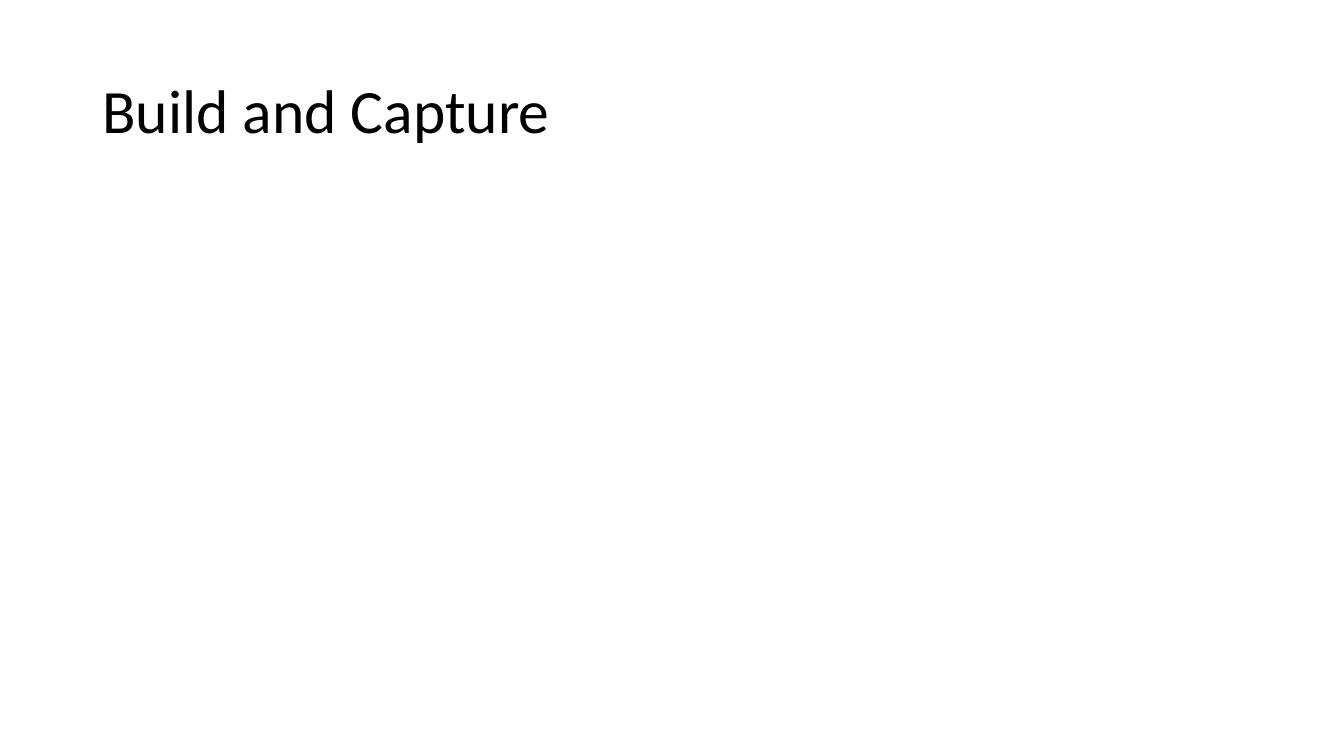
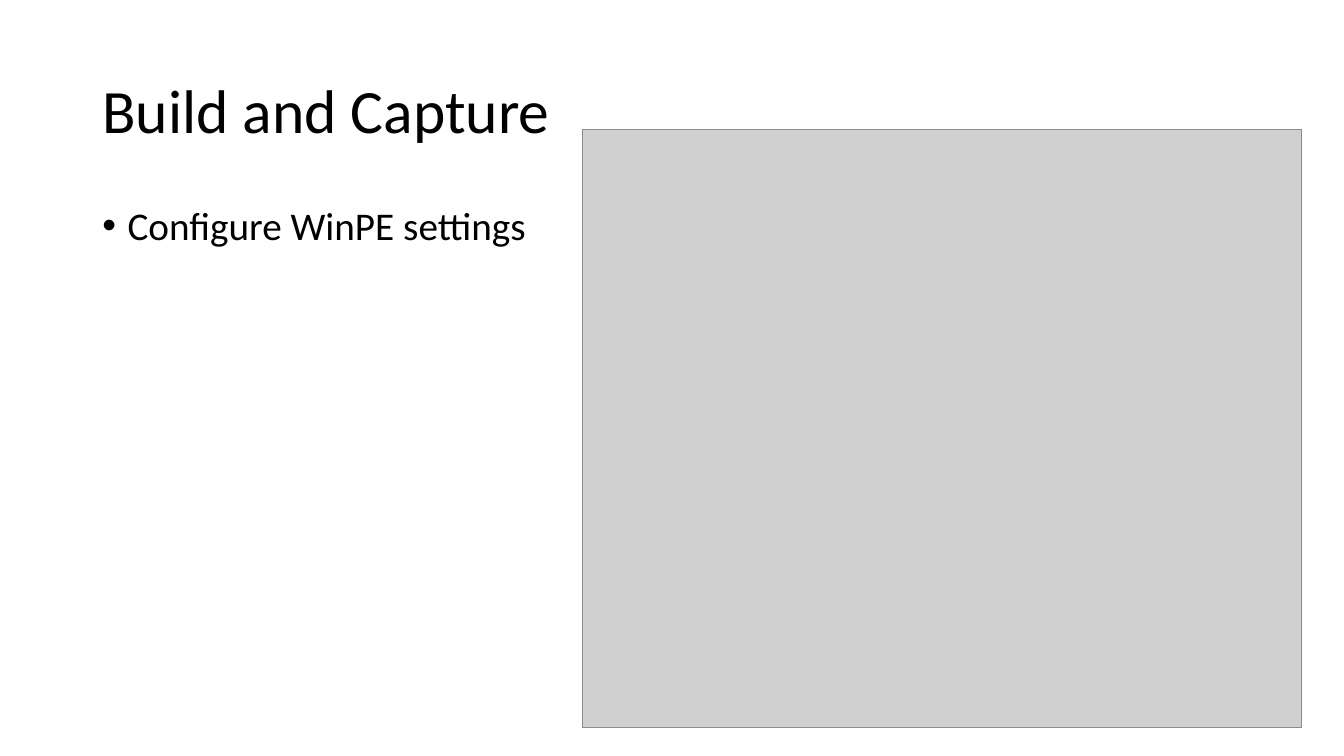
Before and after one commit to fydexx/HECC-2018, a slide deck: slide 3 of Part_01/Section03.pptx. Drawn at 1344x756 pixels with LibreOffice and Linux fonts; fonts in the diff are those of the drawing; grey boxes stand for pictures. Boxes give left, top, right and bottom in pixels: in the first picture for what was removed or moved away, otherwise in the second. Text is boxed around its words. In the diff, an @@ line names an element or a change of style, - is before the commit and + after.

```diff
--- a/Part_01/Section03.pptx
+++ b/Part_01/Section03.pptx
@@ picture added at (583,129,1302,728) @@
@@ text added at (128,213,525,247), 28 pt, text #000000 @@
+• Configure WinPE settings
```
Also in this commit, not shown: 1 other slide changed, 2 slides added.
